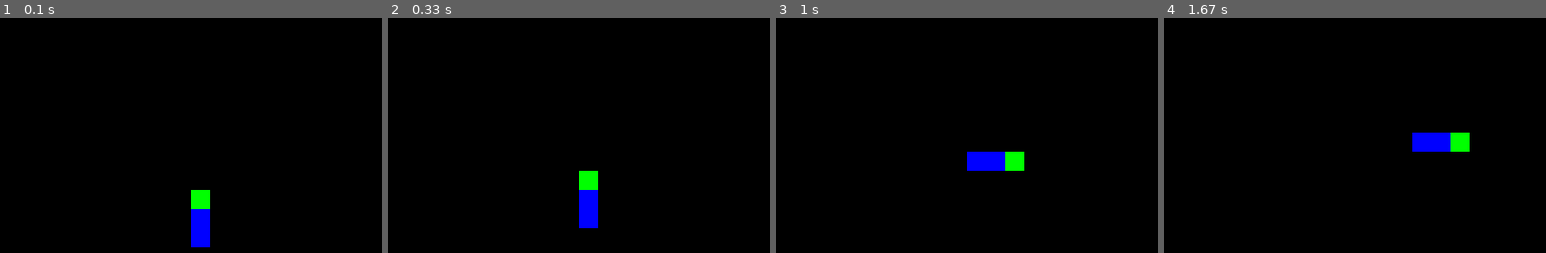
Above: before the commit, frames 1-4 (left to right).
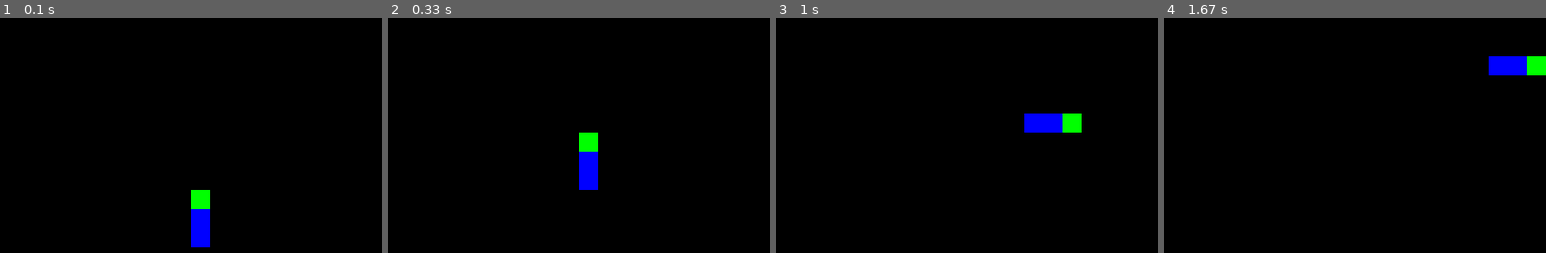
Above: after the commit, the same moments.

Repository: sebassonse/snake
Game: pygame game, started from experiments/experiments.py
Same seed, same stepped clock (60 frames per second), same inputs: the game is played once before the commit and once after it.
Inputs:
- Up to frame 1 (0.1 s): no input
- Up to frame 2 (0.33 s): no input
- Up to frame 3 (1 s): hold Right 0.33-0.8 s; hold Up from 0.83 s (still down)
- Up to frame 4 (1.67 s): release Up at 1.13 s; hold Right 1.17-1.63 s

Frame 1 is identical in both runs. In frame 2, 2.0% of the frame differs, in the area x 50-55%, y 48-90%; in frame 3, 2.4%, in the area x 50-80%, y 40-66%; in frame 4, 2.4%.

Commit message:
промежуточная копия

Diff:
--- a/experiments/experiment_classes.py
+++ b/experiments/experiment_classes.py
@@ -18,20 +18,19 @@
         self.rect.y += speed[1]
 
         # управление направлением движения стрелочками, поворачивать назад нельзя
-        for Key in args:
-            if Key[pygame.K_LEFT] and not speed[0] == speed_init:
+        for keys in args:
+            if keys[pygame.K_LEFT] and not speed[0] == speed_init:
                 speed[0] = -speed_init
                 speed[1] = 0
-            if Key[pygame.K_RIGHT] and not speed[0] == -speed_init:
+            if keys[pygame.K_RIGHT] and not speed[0] == -speed_init:
                 speed[0] = speed_init
                 speed[1] = 0
-            if Key[pygame.K_UP] and not speed[1] == speed_init:
+            if keys[pygame.K_UP] and not speed[1] == speed_init:
                 speed[0] = 0
                 speed[1] = -speed_init
-            if Key[pygame.K_DOWN] and not speed[1] == -speed_init:
+            if keys[pygame.K_DOWN] and not speed[1] == -speed_init:
                 speed[0] = 0
                 speed[1] = speed_init
-
         # зацикленность игрового поля
 
         if self.rect.top < 0:
@@ -41,7 +40,7 @@
         elif self.rect.right > W:
             self.rect.left = 0
         elif self.rect.left < 0:
-            self.rect.top = W
+            self.rect.right = W
 
 
 class SnakeBody(pygame.sprite.Sprite):
@@ -55,3 +54,10 @@
         # moving
         self.rect.x = cor_pre[0]
         self.rect.y = cor_pre[1]
+
+
+class Apple(pygame.sprite.Sprite):
+    def __init__(self, surfapple, x, y):
+        pygame.sprite.Sprite.__init__(self)
+        self.image = surfapple
+        self.rect = self.image.get_rect(topleft=(x, y))
--- a/experiments/experiments.py
+++ b/experiments/experiments.py
@@ -1,16 +1,18 @@
 import pygame
+import random
 from experiment_classes import SnakeHead
 from experiment_classes import SnakeBody
 
 # переменные
 Width = 400
 Height = 400
-FPS = 5
+FPS = 10
 n = 0
 
 X_sn_init, Y_sn_init = Width/2, Height/2
 speed_init = 20
 speed = [0, -speed_init]
+
 
 # Цвета (R, G, B)
 BLACK = (0, 0, 0)
@@ -42,6 +44,9 @@
 surfBody = pygame.Surface((20, 20))
 surfBody.fill(BLUE)
 
+surfApple = pygame.Surface((20,20))
+surfApple.fill(RED)
+
 # drawing
 SH = pygame.sprite.Group()
 SB = pygame.sprite.Group()
@@ -64,6 +69,7 @@
             game_over = True
 
     keys = pygame.key.get_pressed()
+
     cor_pre.insert(0, [snake.rect.x, snake.rect.y])
     cor_pre.pop(-1)
     for i in range(len(cor_pre)):
